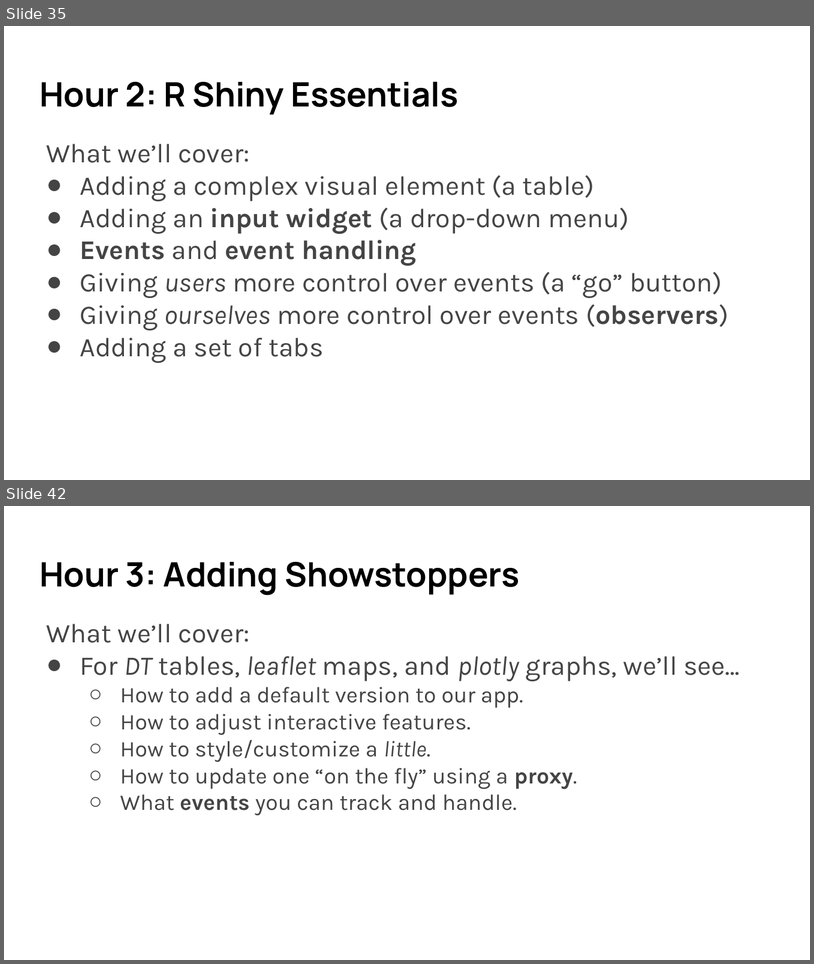
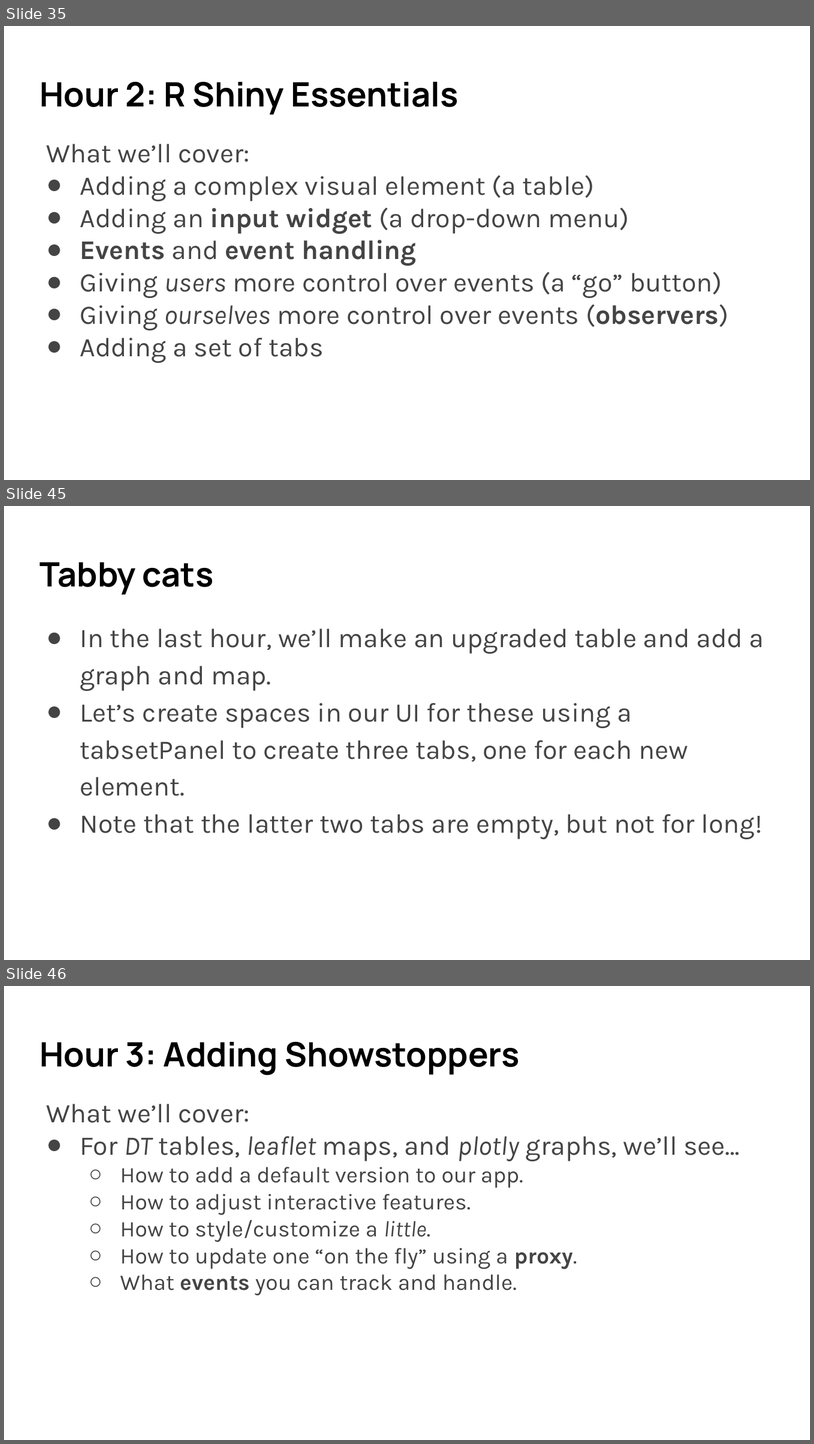
Before and after one commit to umn-dash/r-shiny, a slide deck: instructors/files/SWC slides R Shiny 2024 Fall.pptx. Shown one above the other, each under a label of ours: slides 35 and 42 before the commit, slides 35, 45 and 46 after it; the slides between them are not shown. The pictures are 814x964 and 814x1444 pixels, drawn with LibreOffice and Linux fonts; fonts in the diff are those of the drawing. Boxes give left, top, right and bottom in pixels: in the first picture for what was removed or moved away, otherwise in the second. Text is boxed around its words. In the diff, an @@ line names an element or a change of style, - is before the commit and + after.

Commit message:
Polishing Lesson 3, plus creating the second hour PPT and script for it.

```diff
--- a/instructors/files/SWC slides R Shiny 2024 Fall.pptx
+++ b/instructors/files/SWC slides R Shiny 2024 Fall.pptx
@@ slide 45 added at <box>4,506,810,960</box>, background #FFFFFF @@
@@ title added at <box>39,562,214,595</box>, 30 pt, text #000000, bold @@
+Tabby cats
@@ text added at <box>80,628,765,839</box>, 24 pt, text #444444 @@
+● In the last hour, we’ll make an upgraded table and add a graph and map.
+● Let’s create spaces in our UI for these using a tabsetPanel to create three tabs, one for each new element.
+● Note that the latter two tabs are empty, but not for long!
@@ what was slide 42 is now slide 46 @@
```
Also in this commit, not shown: 6 slides changed, 3 other slides added, 4 other files.
